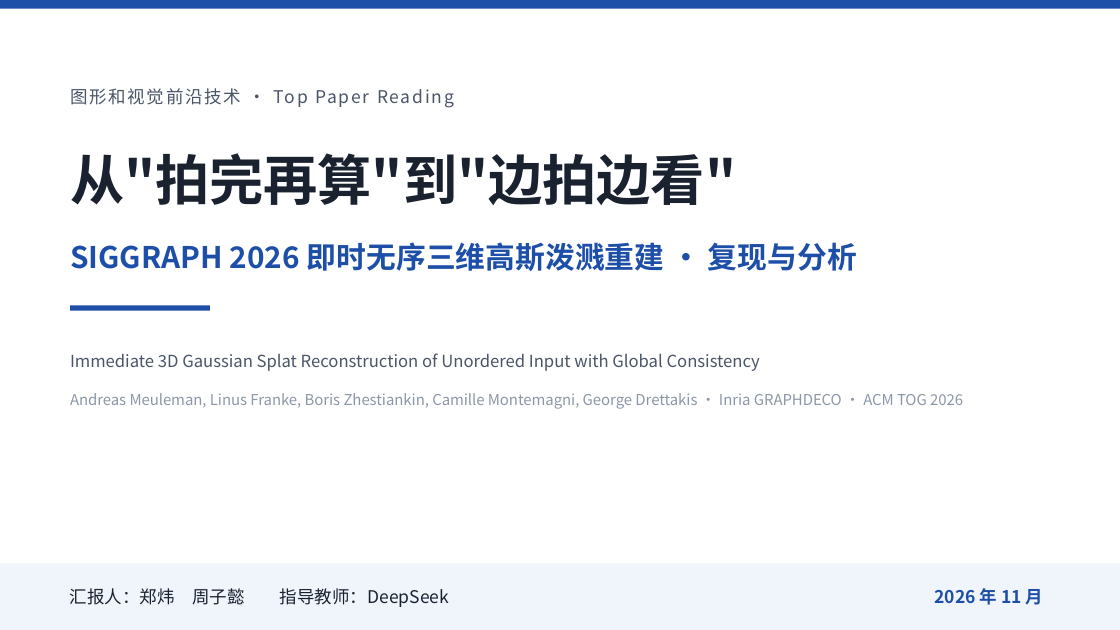
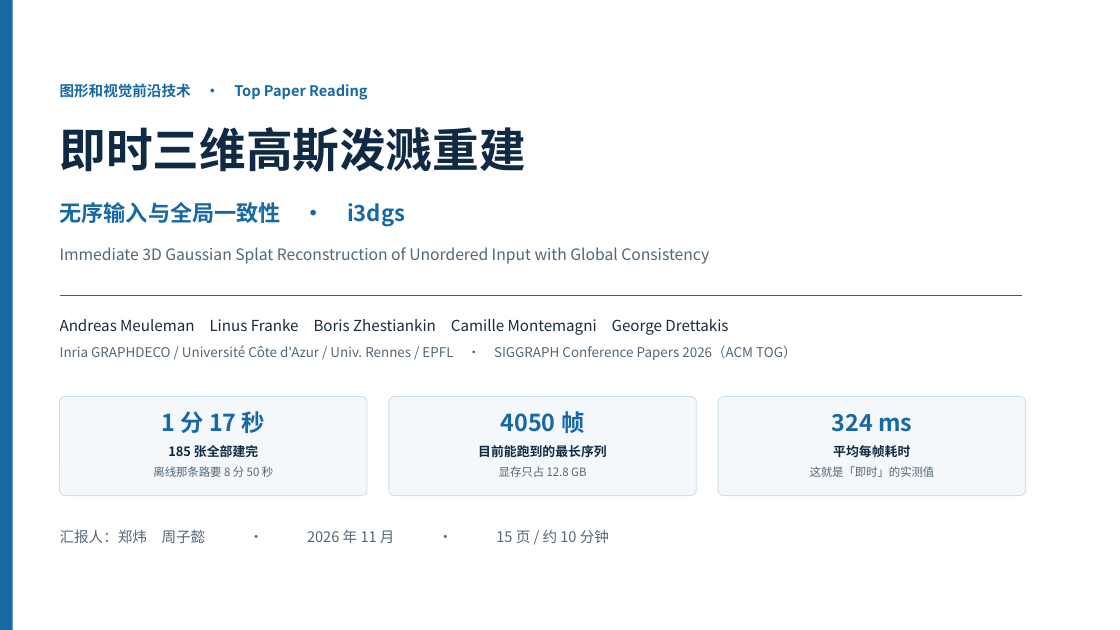
Before and after one commit to LeoZhengWei/ecnu-cs, a slide deck: slide 1 of ecnu-cg/02-PPT/PPT-即时三维高斯泼溅重建.pptx. Drawn at 1120x630 pixels with LibreOffice and Linux fonts; fonts in the diff are those of the drawing. Boxes give left, top, right and bottom in pixels: in the first picture for what was removed or moved away, otherwise in the second. Text is boxed around its words. In the diff, an @@ line names an element or a change of style, - is before the commit and + after.

```diff
--- a/ecnu-cg/02-PPT/PPT-即时三维高斯泼溅重建.pptx
+++ b/ecnu-cg/02-PPT/PPT-即时三维高斯泼溅重建.pptx
@@ rectangle removed at (0, 0, 1120, 8) @@
@@ rectangle added at (0, 0, 13, 630), fill #1769A6 @@
@@ text "图形和视觉前沿技术 · Top Paper Reading": place and size @@
-text "图形和视觉前沿技术 · Top Paper Reading" at (70, 88, 369, 107)
+text "图形和视觉前沿技术 · Top Paper Reading" at (60, 83, 367, 100)
@@ text "图形和视觉前沿技术 · Top Paper Reading" at (60, 83, 367, 100): size 15 to 12.5 pt, text colour #4A5568 to #1769A6, letter spacing 1.5 to 0 pt, bold on; more space between paragraphs @@
@@ text at (60, 127, 526, 172): text changed; size 25.5 to 40 pt; text colour #1E4FA8 to #102A43 @@
-SIGGRAPH 2026 即时无序三维高斯泼溅重建 · 复现与分析
+即时三维高斯泼溅重建
@@ text at (60, 202, 405, 227): text changed; size 46.5 to 19 pt; text colour #1A2230 to #1769A6 @@
-从"拍完再算"到"边拍边看"
+无序输入与全局一致性 · i3dgs
@@ text "Immediate 3D Gaussian Splat Reconstruction ...": place and size @@
-text "Immediate 3D Gaussian Splat Reconstruction ..." at (70, 353, 760, 371)
+text "Immediate 3D Gaussian Splat Reconstruction ..." at (60, 247, 709, 264)
@@ text "Immediate 3D Gaussian Splat Reconstruction ..." at (60, 247, 709, 264): size 14.2 to 13.5 pt, text colour #4A5568 to #526779; line spacing 1.7 to 1; more space between paragraphs @@
@@ line added from (60, 296) to (1023, 296), #1769A6 1.25 pt @@
@@ text added at (60, 319, 728, 335), 13 pt, text #1B2B3A @@
+Andreas Meuleman Linus Franke Boris Zhestiankin Camille Montemagni George Drettakis
@@ rectangle removed at (70, 306, 210, 311) @@
@@ text at (60, 345, 796, 360): text changed; size 12.8 to 11.5 pt; text colour #8B97A8 to #526779 @@
-Andreas Meuleman, Linus Franke, Boris Zhestiankin, Camille Montemagni, George Drettakis · Inria GRAPHDECO · ACM TOG 2026
+Inria GRAPHDECO / Université Côte d'Azur / Univ. Rennes / EPFL · SIGGRAPH Conference Papers 2026（ACM TOG）
@@ rounded rectangle added at (60, 397, 367, 496), fill #F4F8FB, outline #CDDFEB 0.75 pt @@
@@ text added at (161, 411, 265, 433), 20 pt, text #1769A6, bold @@
+1 分 17 秒
@@ rounded rectangle added at (389, 397, 697, 496), fill #F4F8FB, outline #CDDFEB 0.75 pt @@
@@ text added at (501, 411, 584, 433), 20 pt, text #1769A6, bold @@
+4050 帧
@@ rounded rectangle added at (718, 397, 1026, 496), fill #F4F8FB, outline #CDDFEB 0.75 pt @@
@@ text added at (831, 414, 912, 432), 20 pt, text #1769A6, bold @@
+324 ms
@@ text added at (168, 445, 258, 457), 11 pt, text #102A43, bold @@
+185 张全部建完
@@ text added at (478, 445, 607, 457), 11 pt, text #102A43, bold @@
+目前能跑到的最长序列
@@ text added at (833, 445, 910, 457), 11 pt, text #102A43, bold @@
+平均每帧耗时
@@ text added at (153, 466, 273, 477), 9.8 pt, text #526779 @@
+离线那条路要 8 分 50 秒
@@ text added at (499, 466, 586, 477), 9.8 pt, text #526779 @@
+显存只占 12.8 GB
@@ text added at (810, 466, 935, 477), 9.8 pt, text #526779 @@
+这就是「即时」的实测值
@@ text added at (60, 530, 609, 543), 12.5 pt, text #526779 @@
+汇报人：郑炜 周子懿 · 2026 年 11 月 · 15 页 / 约 10 分钟
@@ rectangle removed at (0, 564, 1120, 630) @@
@@ text removed at (70, 588, 449, 607) @@
-汇报人：郑炜 周子懿 指导教师：DeepSeek
@@ text removed at (935, 588, 1043, 605) @@
-2026 年 11 月
```
Also in this commit, not shown: 5 other slides changed, 10 slides added, 10 slides removed.
